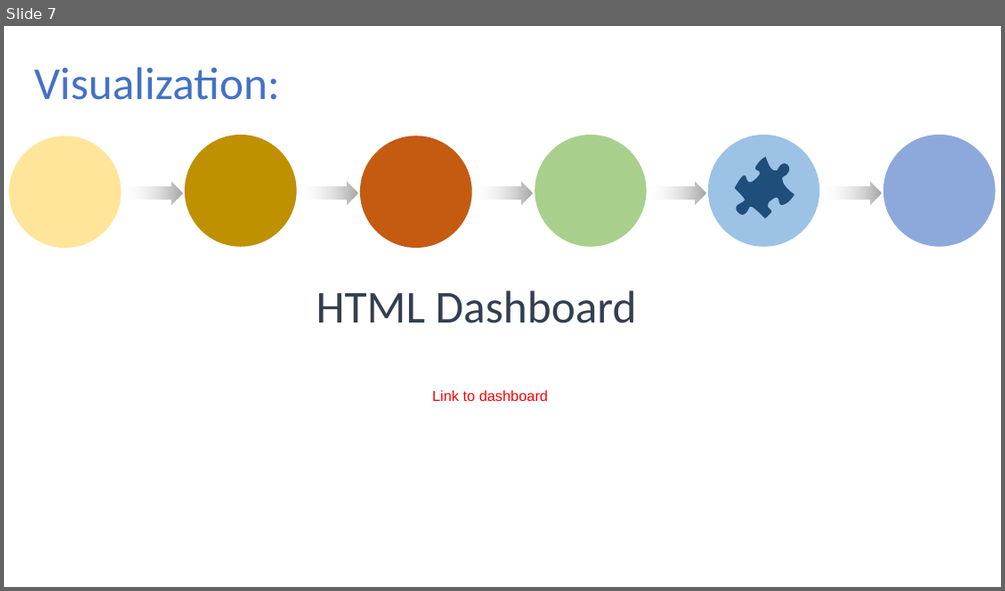
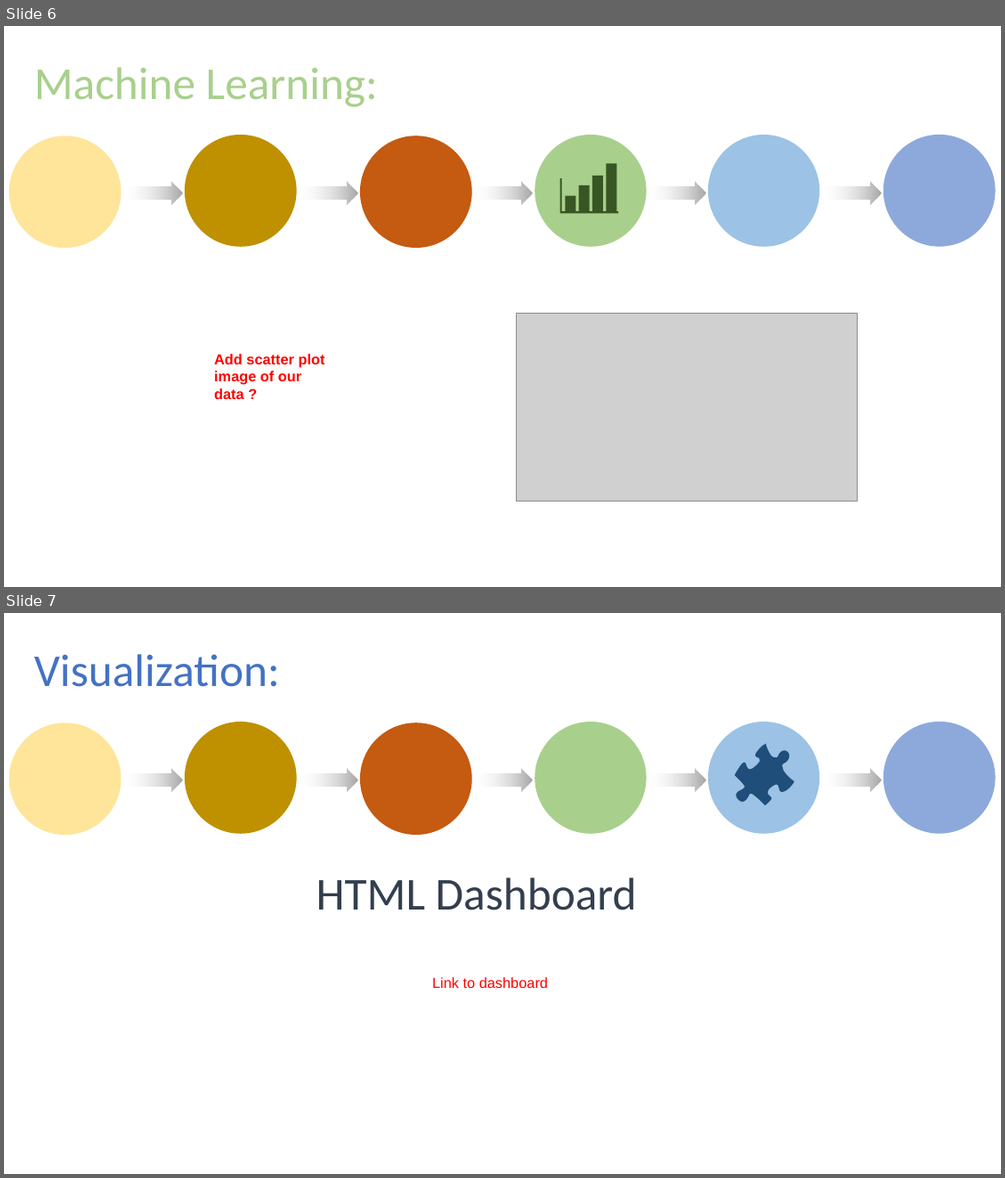
Before and after one commit to JaxWil24/Hearing_Aid_Accessibility, a slide deck: Presentation/FP_Powerpoint.pptx. Shown one above the other, each under a label of ours: slide 7 before the commit, slides 6 and 7 after it. The pictures are 1005x591 and 1005x1178 pixels, drawn with LibreOffice and Linux fonts; fonts in the diff are those of the drawing; grey boxes stand for pictures. Boxes give left, top, right and bottom in pixels: in the first picture for what was removed or moved away, otherwise in the second. Text is boxed around its words. In the diff, an @@ line names an element or a change of style, - is before the commit and + after.

```diff
--- a/Presentation/FP_Powerpoint.pptx
+++ b/Presentation/FP_Powerpoint.pptx
@@ slide 6 added at (4,26,1001,587), background #FFFFFF; not listed: 17 template elements that a slide beside it also shows @@
@@ text added at (34,67,378,107), 44 pt, text #A8D08C @@
+Machine Learning:
@@ group added at (560,164,619,214): 4 rectangles, 1 freeform shape @@
@@ picture added at (517,313,858,501) @@
@@ text added at (214,354,325,399), 14 pt, text #FF0000, bold @@
+Add scatter plot image of our data ?
```
Also in this commit, not shown: 4 slides changed, 1 other slide added, 2 slides removed.
